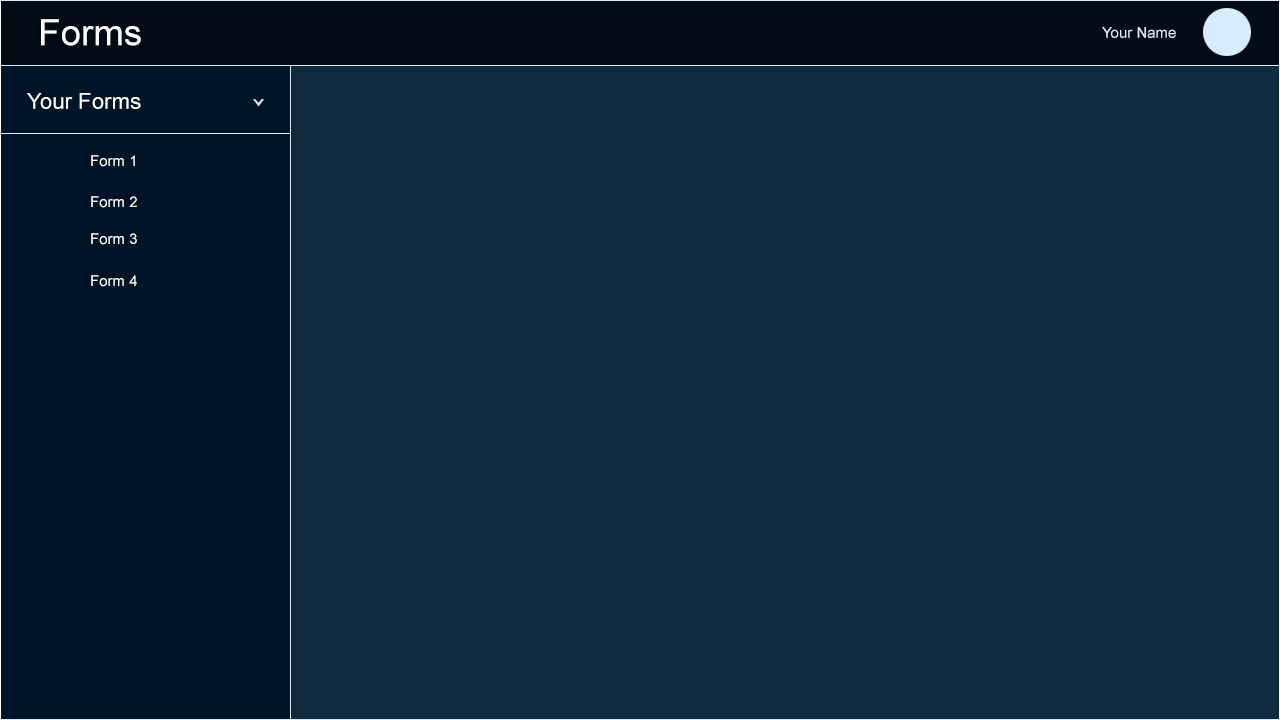
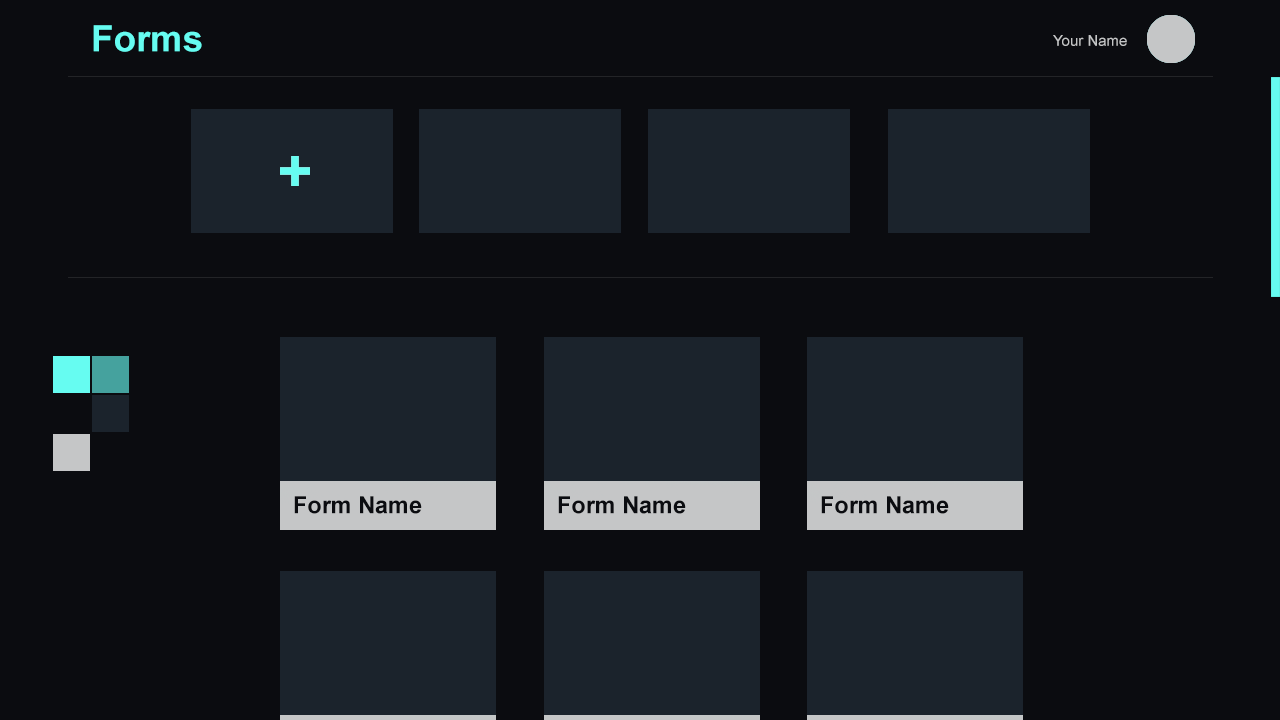
Layered file, before and after one edit (1280x720). Changes by layer:
renamed "layout" to "colors", moved it out of group "SideBar", painted on it over [0, 45, 290, 720]
moved "NavBar" above "Home" over [0, 0, 1280, 77]
painted on "layout" over [0, 0, 1280, 77]
removed group "SideBar" (10 layers) over [0, 45, 290, 720]
added group "Home" with 44 layers above "bg" over [68, 109, 1213, 720]
added group "Group 1" with 43 layers in group "Home" over [68, 109, 1213, 720]
added layer "Layer 3 copy 3" in group "Group 1" over [191, 109, 1090, 233]
added group "Group 4" with 39 layers in group "Group 1" over [280, 337, 1023, 720]
added group "Group 3 copy" with 12 layers in group "Group 4" over [280, 571, 1023, 720]
added group "Group 3" with 12 layers in group "Group 4" over [280, 337, 1023, 530]
added group "Group 2 copy 4" (3rd of 3, in "Home" › "Group 1" › "Group 4" › "Group 3") with 3 layers in group "Group 3" over [807, 337, 1023, 530]
added layer "Layer 7 copy" (7th of 9, in "Home" › "Group 1" › "Group 4" › "Group 3" › "Group 2 copy 4") in group "Group 2 copy 4" over [807, 374, 1023, 530]
added group "Group 2 copy 2" (3rd of 3, in "Home" › "Group 1" › "Group 4" › "Group 3") with 3 layers in group "Group 3" over [544, 337, 760, 530]
added layer "Layer 7 copy" (8th of 9, in "Home" › "Group 1" › "Group 4" › "Group 3" › "Group 2 copy 2") in group "Group 2 copy 2" over [544, 374, 760, 530]
added group "Group 2" (3rd of 3, in "Home" › "Group 1" › "Group 4" › "Group 3") with 3 layers in group "Group 3" over [280, 337, 496, 530]
added layer "Layer 7 copy" (9th of 9, in "Home" › "Group 1" › "Group 4" › "Group 3" › "Group 2") in group "Group 2" over [280, 374, 496, 530]
renamed "Layer 1" to "bg", painted on it over [0, 0, 1280, 720]
painted on "Background" over [0, 0, 1280, 720]
…and 37 more changes (20 added, 3 painted, 14 removed)
